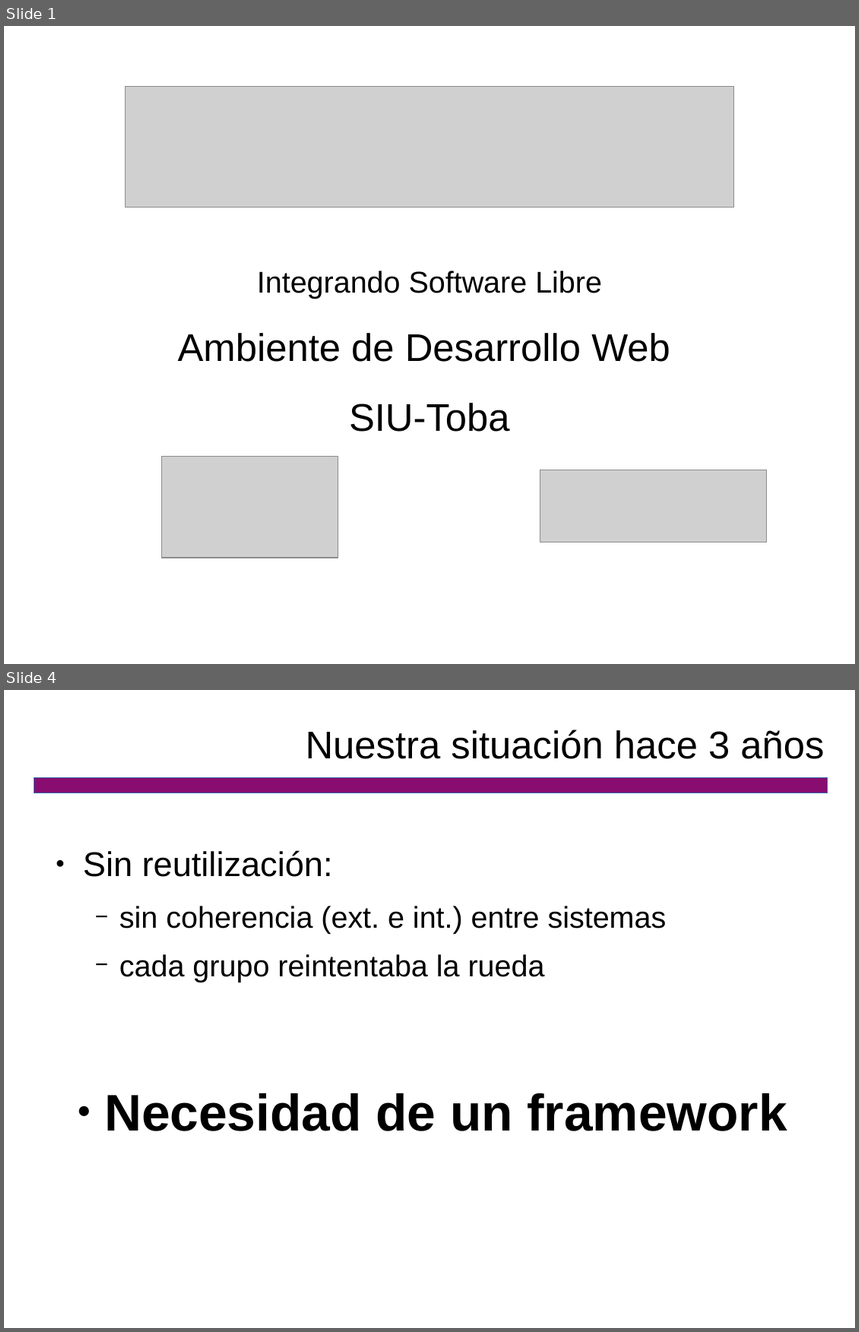
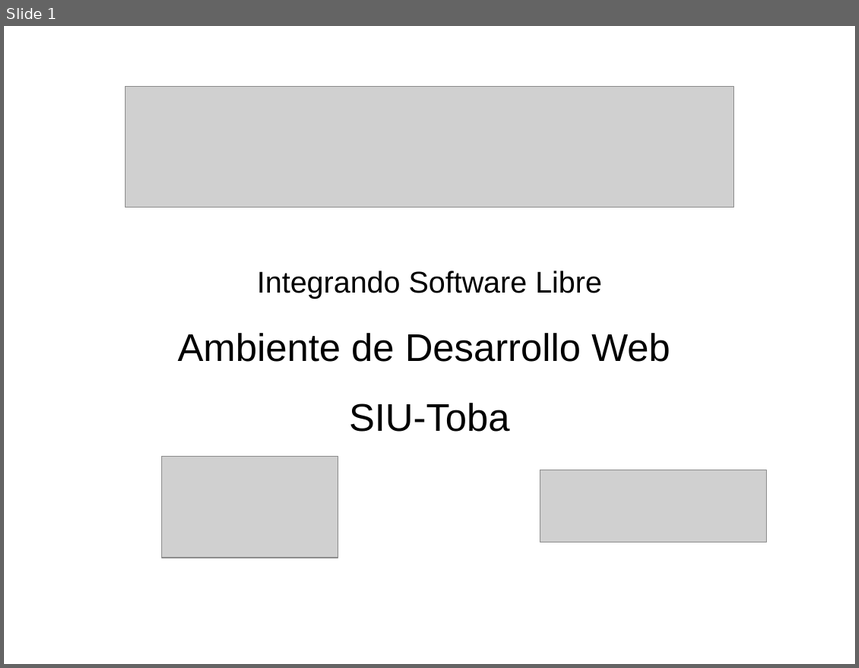
Before and after one commit to SIU-Toba/framework, a slide deck: doc/presentacion/CafeConf2006.odp. Shown one above the other, each under a label of ours: slides 1 and 4 before the commit, slide 1 after it; the slides between them are not shown. The pictures are 859x1332 and 859x668 pixels, drawn with LibreOffice and Linux fonts; fonts in the diff are those of the drawing; grey boxes stand for pictures; background and template pictures are left out. Boxes give left, top, right and bottom in pixels: in the first picture for what was removed or moved away, otherwise in the second. Text is boxed around its words. In the diff, an @@ line names an element or a change of style, - is before the commit and + after.

```diff
--- a/doc/presentacion/CafeConf2006.odp
+++ b/doc/presentacion/CafeConf2006.odp
@@ slide 4 removed at (4, 690, 855, 1328), background #FFFFFF @@
@@ title removed at (306, 730, 824, 759) @@
-Nuestra situación hace 3 años
@@ rectangle removed at (34, 778, 828, 793) @@
@@ text removed at (83, 850, 788, 1132) @@
-● Sin reutilización:
-  − sin coherencia (ext. e int.) entre sistemas
-  − cada grupo reintentaba la rueda
-● Necesidad de un framework
```
Also in this commit, not shown: 9 slides added, 4 other slides removed, 1 other file.
